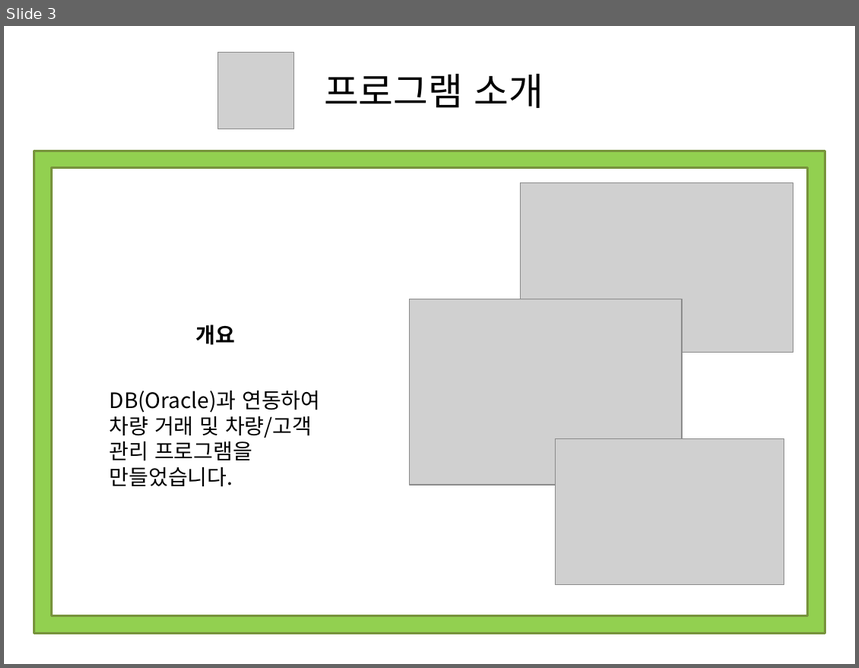
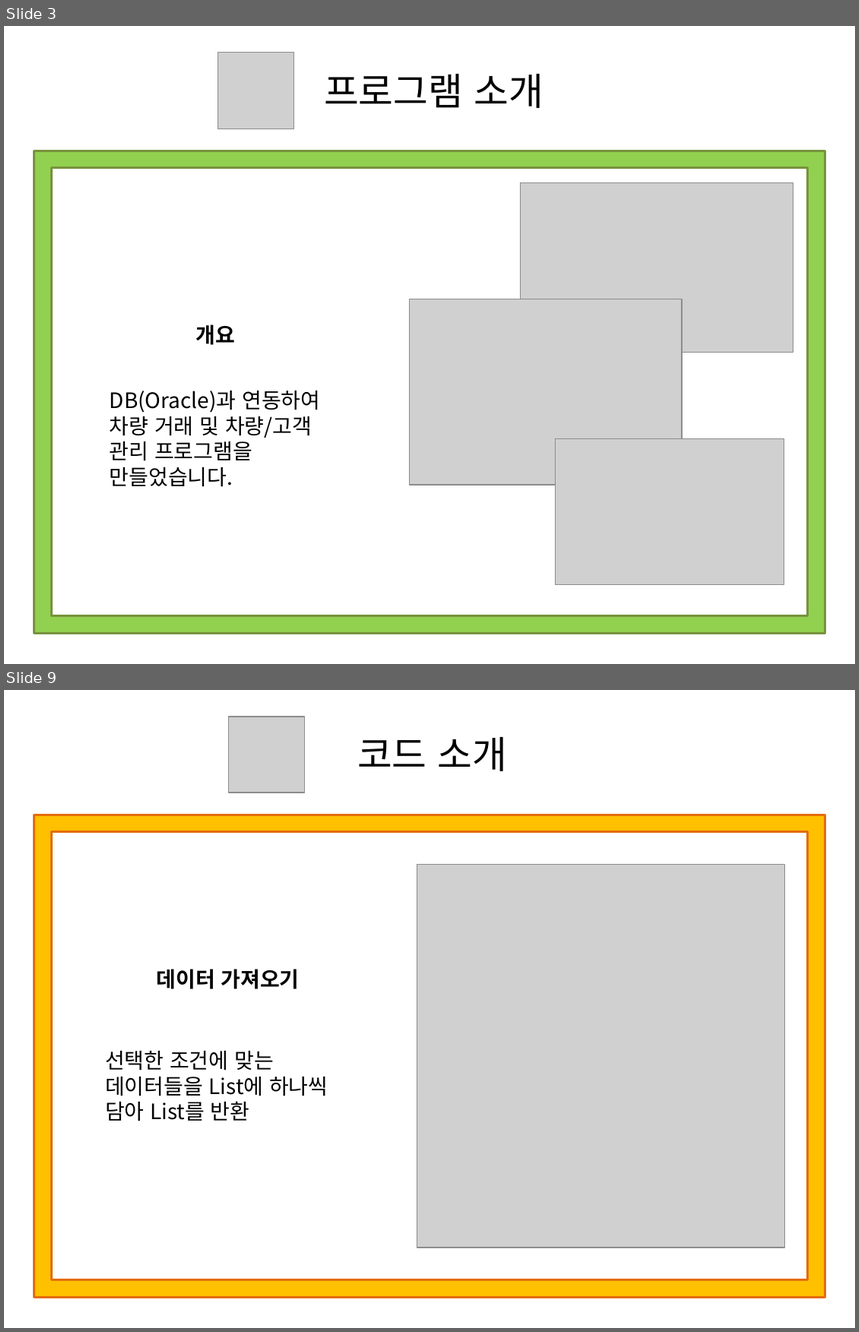
Before and after one commit to Yorgos7784/SW_Lesson, a slide deck: Portfolio/ppt/CarManagementProgram.pptx. Shown one above the other, each under a label of ours: slide 3 before the commit, slides 3 and 9 after it; the slides between them are not shown. The pictures are 859x668 and 859x1332 pixels, drawn with LibreOffice and Linux fonts; fonts in the diff are those of the drawing; grey boxes stand for pictures. Boxes give left, top, right and bottom in pixels: in the first picture for what was removed or moved away, otherwise in the second. Text is boxed around its words. In the diff, an @@ line names an element or a change of style, - is before the commit and + after.

```diff
--- a/Portfolio/ppt/CarManagementProgram.pptx
+++ b/Portfolio/ppt/CarManagementProgram.pptx
@@ slide 9 added at box(4, 690, 855, 1328), background #FFFFFF @@
@@ picture added at box(229, 717, 304, 792) @@
@@ text added at box(357, 737, 508, 771), 32 pt, text #000000 @@
+코드 소개
@@ frame added at box(34, 815, 825, 1298), fill #FFC000, outline #E46C0A 2 pt @@
@@ picture added at box(417, 865, 785, 1248) @@
@@ text added at box(157, 969, 300, 989), 18 pt, text #000000, bold @@
+데이터 가져오기
@@ text added at box(105, 1051, 328, 1122), 18 pt, text #000000 @@
+선택한 조건에 맞는 데이터들을 List에 하나씩 담아 List를 반환
```
Also in this commit, not shown: 2 slides changed, 4 other slides added, 30 other files.
